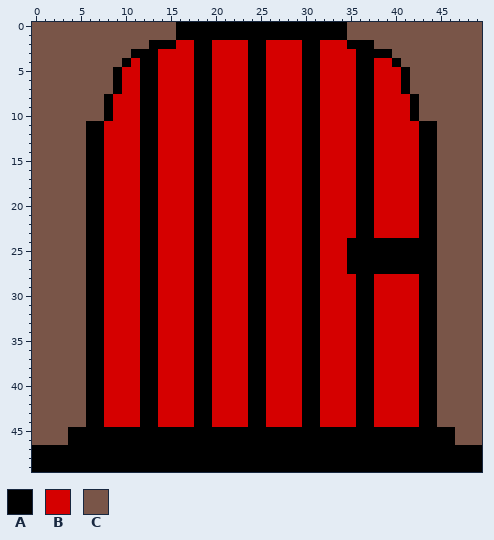
Edited in one commit: pixel-art sprite (out/production/cs230-group-17-game/com/group17/game/resources/sprites/door_red.png). The picture above is the old version.
The file is 50x50 pixels.
Palette (. is transparent): A #000000  B #d50000  C #795548
Pixels before (only the part around the change), first column x 0:
 0 CCCCCCCCCCCCCCCCAAAAAAAAAAAAAAAAAAACCCCCCCCCCCCCCC
 1 CCCCCCCCCCCCCCCCAAAAAAAAAAAAAAAAAAACCCCCCCCCCCCCCC
 2 CCCCCCCCCCCCCAAABBAABBBBAABBBBAABBBAAACCCCCCCCCCCC
 3 CCCCCCCCCCCAAABBBBAABBBBAABBBBAABBBBAAAACCCCCCCCCC
 4 CCCCCCCCCCABAABBBBAABBBBAABBBBAABBBBAABBACCCCCCCCC
 5 CCCCCCCCCABBAABBBBAABBBBAABBBBAABBBBAABBBACCCCCCCC
 6 CCCCCCCCCABBAABBBBAABBBBAABBBBAABBBBAABBBACCCCCCCC
 7 CCCCCCCCCABBAABBBBAABBBBAABBBBAABBBBAABBBACCCCCCCC
 8 CCCCCCCCABBBAABBBBAABBBBAABBBBAABBBBAABBBBACCCCCCC
 9 CCCCCCCCABBBAABBBBAABBBBAABBBBAABBBBAABBBBACCCCCCC
10 CCCCCCCCABBBAABBBBAABBBBAABBBBAABBBBAABBBBACCCCCCC
11 CCCCCCAABBBBAABBBBAABBBBAABBBBAABBBBAABBBBBAACCCCC
12 CCCCCCAABBBBAABBBBAABBBBAABBBBAABBBBAABBBBBAACCCCC
13 CCCCCCAABBBBAABBBBAABBBBAABBBBAABBBBAABBBBBAACCCCC
14 CCCCCCAABBBBAABBBBAABBBBAABBBBAABBBBAABBBBBAACCCCC
15 CCCCCCAABBBBAABBBBAABBBBAABBBBAABBBBAABBBBBAACCCCC
16 CCCCCCAABBBBAABBBBAABBBBAABBBBAABBBBAABBBBBAACCCCC
17 CCCCCCAABBBBAABBBBAABBBBAABBBBAABBBBAABBBBBAACCCCC
18 CCCCCCAABBBBAABBBBAABBBBAABBBBAABBBBAABBBBBAACCCCC
19 CCCCCCAABBBBAABBBBAABBBBAABBBBAABBBBAABBBBBAACCCCC
20 CCCCCCAABBBBAABBBBAABBBBAABBBBAABBBBAABBBBBAACCCCC
21 CCCCCCAABBBBAABBBBAABBBBAABBBBAABBBBAABBBBBAACCCCC
22 CCCCCCAABBBBAABBBBAABBBBAABBBBAABBBBAABBBBBAACCCCC
23 CCCCCCAABBBBAABBBBAABBBBAABBBBAABBBBAABBBBBAACCCCC
24 CCCCCCAABBBBAABBBBAABBBBAABBBBAABBBAAAAAAAAAACCCCC
25 CCCCCCAABBBBAABBBBAABBBBAABBBBAABBBAAAAAAAAAACCCCC
26 CCCCCCAABBBBAABBBBAABBBBAABBBBAABBBAAAAAAAAAACCCCC
27 CCCCCCAABBBBAABBBBAABBBBAABBBBAABBBAAAAAAAAAACCCCC
28 CCCCCCAABBBBAABBBBAABBBBAABBBBAABBBBAABBBBBAACCCCC
29 CCCCCCAABBBBAABBBBAABBBBAABBBBAABBBBAABBBBBAACCCCC
30 CCCCCCAABBBBAABBBBAABBBBAABBBBAABBBBAABBBBBAACCCCC
31 CCCCCCAABBBBAABBBBAABBBBAABBBBAABBBBAABBBBBAACCCCC
32 CCCCCCAABBBBAABBBBAABBBBAABBBBAABBBBAABBBBBAACCCCC
33 CCCCCCAABBBBAABBBBAABBBBAABBBBAABBBBAABBBBBAACCCCC
34 CCCCCCAABBBBAABBBBAABBBBAABBBBAABBBBAABBBBBAACCCCC
35 CCCCCCAABBBBAABBBBAABBBBAABBBBAABBBBAABBBBBAACCCCC
36 CCCCCCAABBBBAABBBBAABBBBAABBBBAABBBBAABBBBBAACCCCC
37 CCCCCCAABBBBAABBBBAABBBBAABBBBAABBBBAABBBBBAACCCCC
38 CCCCCCAABBBBAABBBBAABBBBAABBBBAABBBBAABBBBBAACCCCC
39 CCCCCCAABBBBAABBBBAABBBBAABBBBAABBBBAABBBBBAACCCCC
40 CCCCCCAABBBBAABBBBAABBBBAABBBBAABBBBAABBBBBAACCCCC
41 CCCCCCAABBBBAABBBBAABBBBAABBBBAABBBBAABBBBBAACCCCC
42 CCCCCCAABBBBAABBBBAABBBBAABBBBAABBBBAABBBBBAACCCCC
43 CCCCCCAABBBBAABBBBAABBBBAABBBBAABBBBAABBBBBAACCCCC
44 CCCCCCAABBBBAABBBBAABBBBAABBBBAABBBBAABBBBBAACCCCC
45 CCCCAAAAAAAAAAAAAAAAAAAAAAAAAAAAAAAAAAAAAAAAAAACCC
46 CCCCAAAAAAAAAAAAAAAAAAAAAAAAAAAAAAAAAAAAAAAAAAACCC
47 AAAAAAAAAAAAAAAAAAAAAAAAAAAAAAAAAAAAAAAAAAAAAAAAAA
48 AAAAAAAAAAAAAAAAAAAAAAAAAAAAAAAAAAAAAAAAAAAAAAAAAA
49 AAAAAAAAAAAAAAAAAAAAAAAAAAAAAAAAAAAAAAAAAAAAAAAAAA
Once edited:
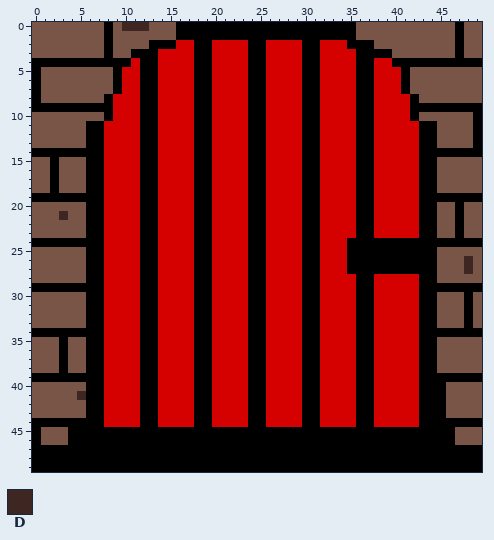
Colours new in this view: D #3e2723
Diff:
{"y":0,"x":8,"old":"C","new":"A"}
{"y":0,"x":10,"old":"CCC","new":"DDD"}
{"y":0,"x":35,"old":"C","new":"A"}
{"y":0,"x":47,"old":"C","new":"A"}
{"y":1,"x":8,"old":"C","new":"A"}
{"y":1,"x":35,"old":"C","new":"A"}
{"y":1,"x":47,"old":"C","new":"A"}
{"y":2,"x":8,"old":"C","new":"A"}
{"y":2,"x":47,"old":"C","new":"A"}
{"y":3,"x":8,"old":"C","new":"A"}
{"y":3,"x":47,"old":"C","new":"A"}
{"y":4,"x":0,"old":"CCCCCCCCCC","new":"AAAAAAAAAA"}
{"y":4,"x":41,"old":"CCCCCCCCC","new":"AAAAAAAAA"}
{"y":5,"x":0,"old":"C","new":"A"}
{"y":6,"x":0,"old":"C","new":"A"}
{"y":7,"x":0,"old":"C","new":"A"}
{"y":8,"x":0,"old":"C","new":"A"}
{"y":9,"x":0,"old":"CCCCCCCC","new":"AAAAAAAA"}
{"y":9,"x":43,"old":"CCCCCCC","new":"AAAAAAA"}
{"y":10,"x":49,"old":"C","new":"A"}
{"y":11,"x":49,"old":"C","new":"A"}
{"y":12,"x":49,"old":"C","new":"A"}
{"y":13,"x":49,"old":"C","new":"A"}
{"y":14,"x":0,"old":"CCCCCC","new":"AAAAAA"}
{"y":14,"x":45,"old":"CCCCC","new":"AAAAA"}
{"y":15,"x":2,"old":"C","new":"A"}
{"y":16,"x":2,"old":"C","new":"A"}
{"y":17,"x":2,"old":"C","new":"A"}
{"y":18,"x":2,"old":"C","new":"A"}
{"y":19,"x":0,"old":"CCCCCC","new":"AAAAAA"}
{"y":19,"x":45,"old":"CCCCC","new":"AAAAA"}
{"y":20,"x":47,"old":"C","new":"A"}
{"y":21,"x":3,"old":"C","new":"D"}
{"y":21,"x":47,"old":"C","new":"A"}
{"y":22,"x":47,"old":"C","new":"A"}
{"y":23,"x":47,"old":"C","new":"A"}
{"y":24,"x":0,"old":"CCCCCC","new":"AAAAAA"}
{"y":24,"x":45,"old":"CCCCC","new":"AAAAA"}
{"y":26,"x":48,"old":"C","new":"D"}
{"y":27,"x":48,"old":"C","new":"D"}
{"y":29,"x":0,"old":"CCCCCC","new":"AAAAAA"}
{"y":29,"x":45,"old":"CCCCC","new":"AAAAA"}
{"y":30,"x":48,"old":"C","new":"A"}
{"y":31,"x":48,"old":"C","new":"A"}
{"y":32,"x":48,"old":"C","new":"A"}
{"y":33,"x":48,"old":"C","new":"A"}
{"y":34,"x":0,"old":"CCCCCC","new":"AAAAAA"}
{"y":34,"x":45,"old":"CCCCC","new":"AAAAA"}
{"y":35,"x":3,"old":"C","new":"A"}
{"y":36,"x":3,"old":"C","new":"A"}
{"y":37,"x":3,"old":"C","new":"A"}
{"y":38,"x":3,"old":"C","new":"A"}
{"y":39,"x":0,"old":"CCCCCC","new":"AAAAAA"}
{"y":39,"x":45,"old":"CCCCC","new":"AAAAA"}
{"y":40,"x":45,"old":"C","new":"A"}
{"y":41,"x":5,"old":"C","new":"D"}
{"y":41,"x":45,"old":"C","new":"A"}
{"y":42,"x":45,"old":"C","new":"A"}
{"y":43,"x":45,"old":"C","new":"A"}
{"y":44,"x":0,"old":"CCCCCC","new":"AAAAAA"}
{"y":44,"x":45,"old":"CCCCC","new":"AAAAA"}
{"y":45,"x":0,"old":"C","new":"A"}
{"y":46,"x":0,"old":"C","new":"A"}
